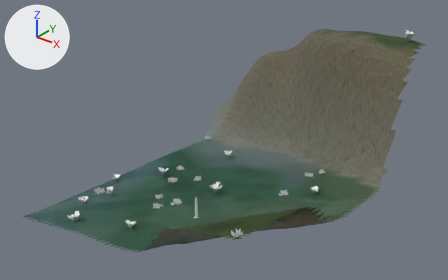
The glTF model eloria-assets/maps/continent-v2/suncoil/client/chunks/06_08/world.glb, before and after one commit.
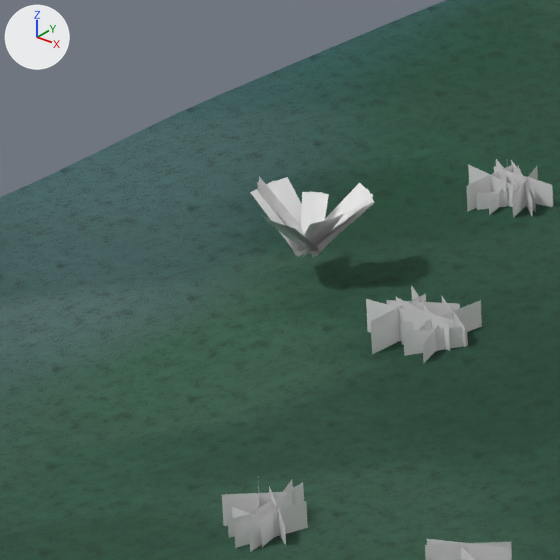
The first picture shows the older version from a 50 mm camera at (-276.8, 2.9, 116.4) aimed at (-386.6, 140.1, 31.3). The close-ups show the older and then the newer version on the part from 30% to 41% of the width and 54% to 72% of the height of that picture. Only the edits that show in the close-ups are written down. The lights are fixed; the arrows at upper left show +X, +Y and +Z. Where no turn or scale is listed for an object, it has been applied to the vertices.

The first close-up shows 'AuthoredGround_suncoilBase_suncoil_06_08', 'Under_011_060.003', 'Under_011_060.009', 'Under_015_049.009', 'Under_040_061.001', 'Under_063_026.003'.
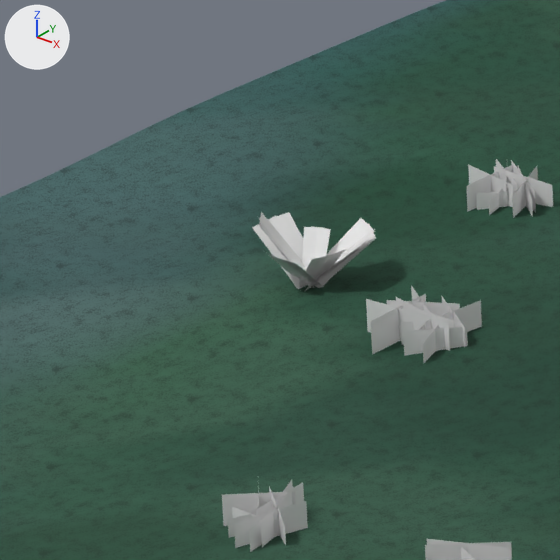
ob_authored_lf_biomes_woodlandfloor_0327_7f0bb3a588d3_suncoil_0136 is not drawn itself; it is the parent of ob_under_063_026_002.

Edits to the bpy script that builds the scene:
```text
Change ob_authored_lf_biomes_woodlandfloor_0327_7f0bb3a588d3_suncoil_0136:
    ob_authored_lf_biomes_woodlandfloor_0327_7f0bb3a588d3_suncoil_0136.location: (-415.3, 141.2, 7.732) -> (-415.3, 141.2, 6.482)
```

Where the change shows, as pixel boxes [x1, y1, x2, y2] in the close-ups (560 x 560 px):
'Under_063_026.003', moved: before [250, 176, 374, 257]; after [252, 212, 376, 291]
